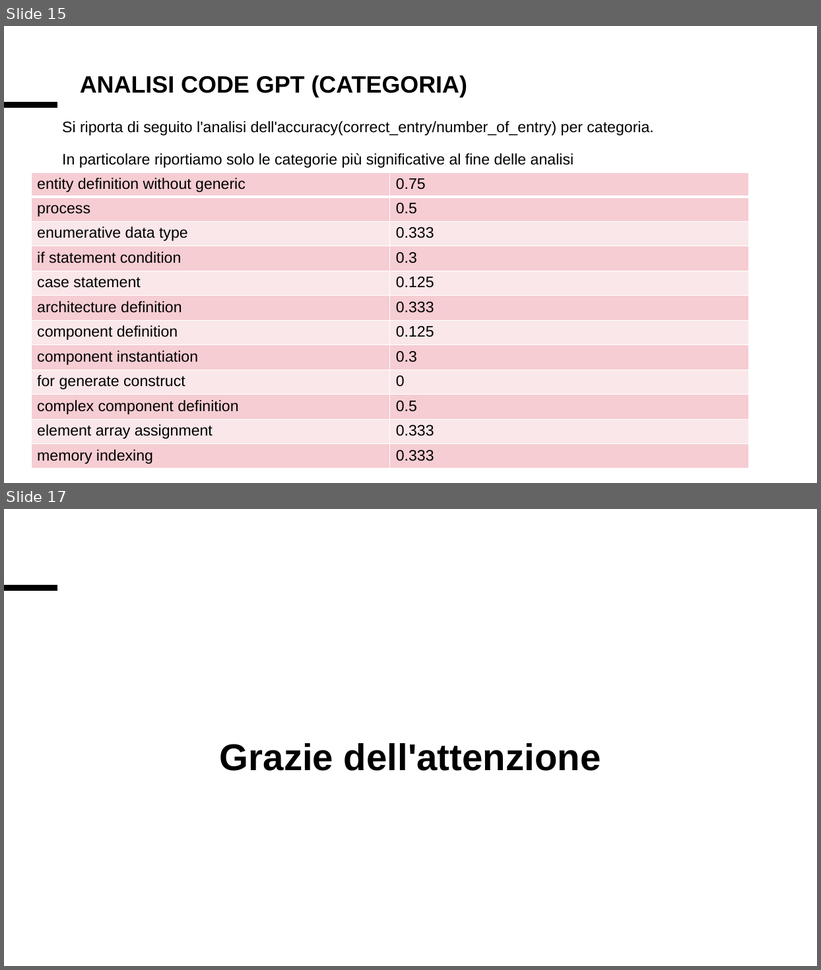
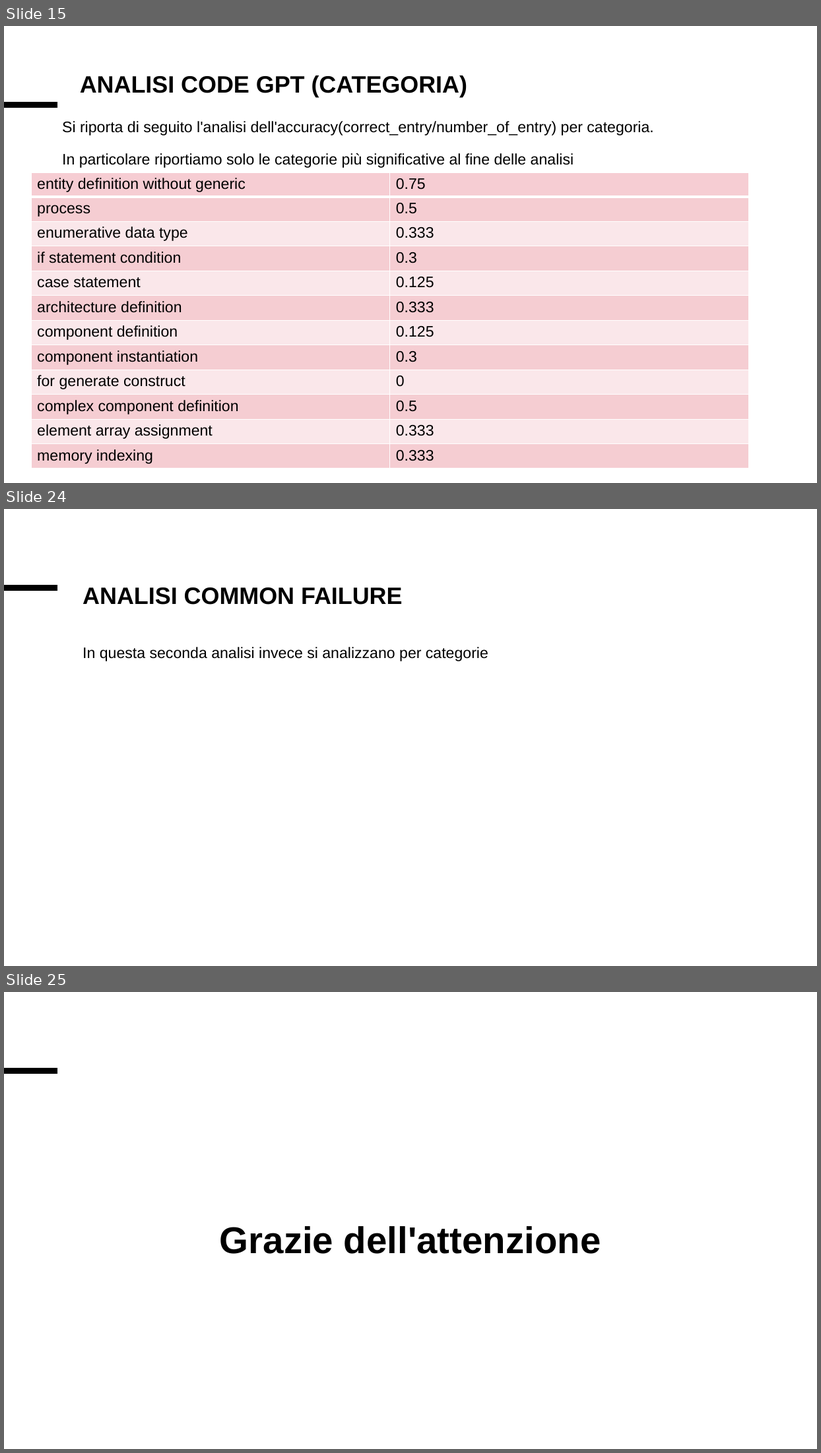
Before and after one commit to Simpronic/Tesi_Generatore_VHDL, a slide deck: altro/Presentazione_risultati.pptx. Shown one above the other, each under a label of ours: slides 15 and 17 before the commit, slides 15, 24 and 25 after it; the slides between them are not shown. The pictures are 821x970 and 821x1453 pixels, drawn with LibreOffice and Linux fonts; fonts in the diff are those of the drawing. Boxes give left, top, right and bottom in pixels: in the first picture for what was removed or moved away, otherwise in the second. Text is boxed around its words. In the diff, an @@ line names an element or a change of style, - is before the commit and + after.

Commit message:
Aggiunta analisi common failure per categoria, modificata la struttura principale per renderla più configurabile

```diff
--- a/altro/Presentazione_risultati.pptx
+++ b/altro/Presentazione_risultati.pptx
@@ slide 24 added at bbox=[4, 509, 817, 966], background #FFFFFF; not listed: 1 template element that a slide beside it also shows @@
@@ title added at bbox=[83, 588, 403, 605], 28 pt, text #000000, bold @@
+ANALISI COMMON FAILURE
@@ text added at bbox=[83, 647, 488, 661], 18 pt, text #000000 @@
+In questa seconda analisi invece si analizzano per categorie
@@ what was slide 17 is now slide 25 @@
```
Also in this commit, not shown: 2 slides changed, 7 other slides added, 4 other files.
